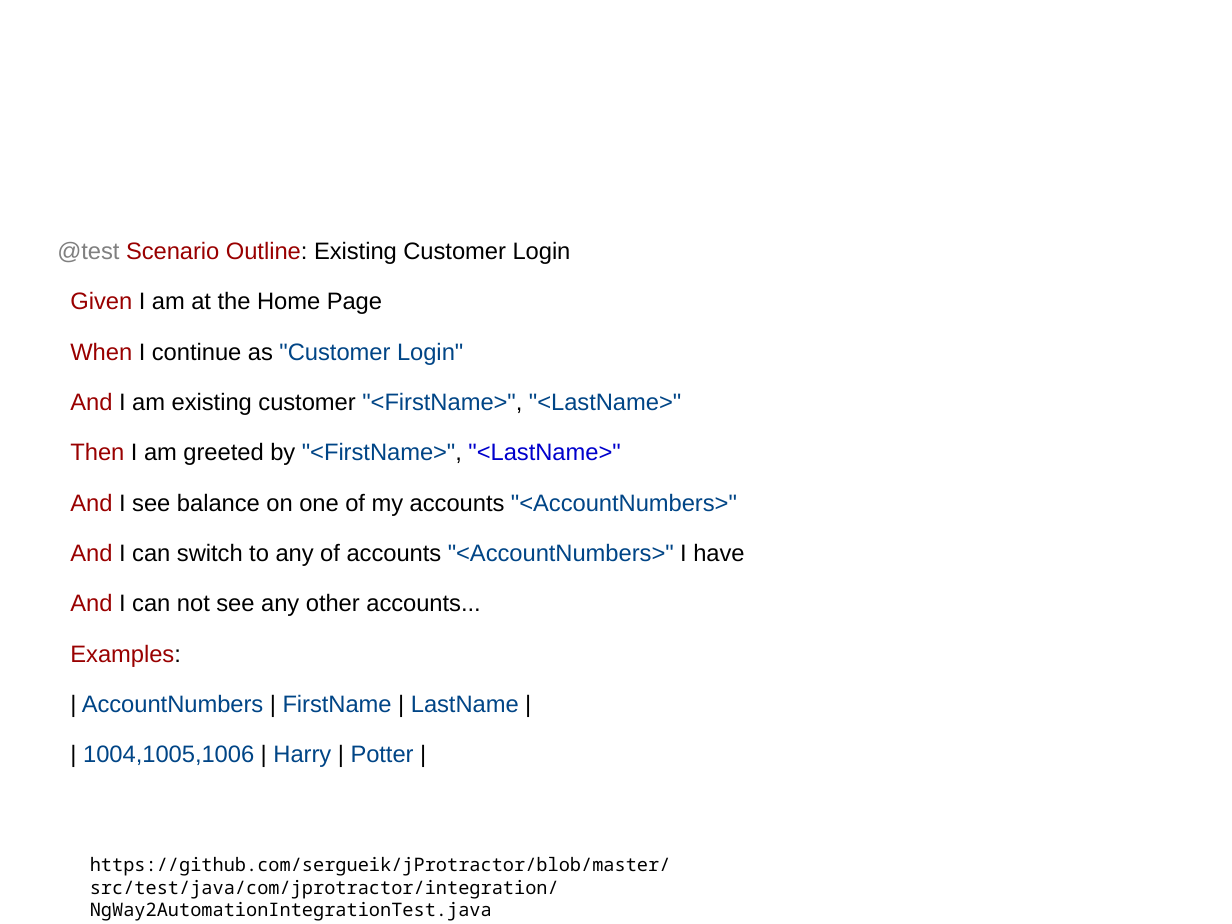
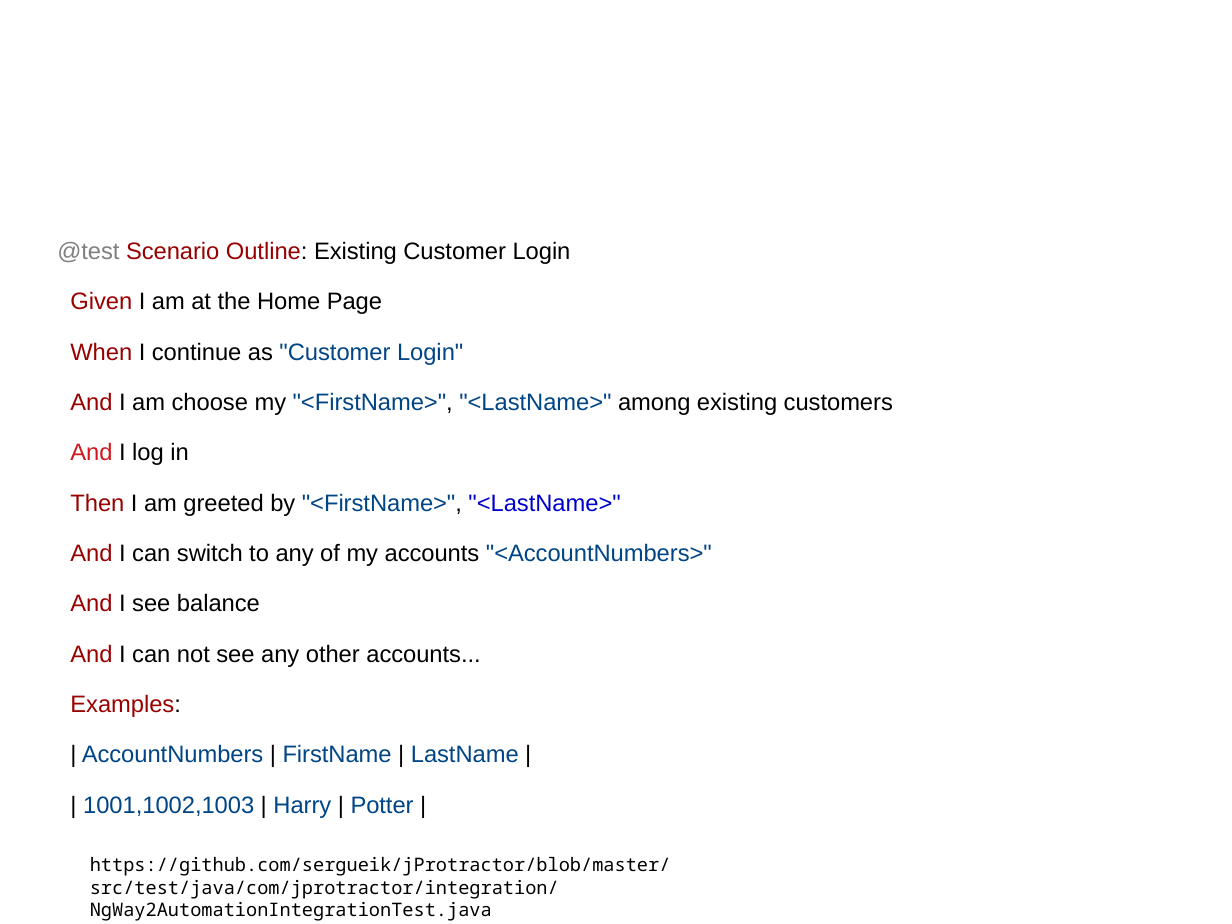
Before and after one commit to sergueik/selenium_java, a slide deck: slide 20 of protractor/jProtractor.odp (slide 18 before the commit). Drawn at 1232x924 pixels with LibreOffice and Linux fonts; fonts in the diff are those of the drawing; background and template pictures are left out. Boxes give left, top, right and bottom in pixels: in the first picture for what was removed or moved away, otherwise in the second. Text is boxed around its words. In the diff, an @@ line names an element or a change of style, - is before the commit and + after.

Commit message:
updated presentation

```diff
--- a/protractor/jProtractor.odp
+++ b/protractor/jProtractor.odp
@@ text at bbox=[70, 392, 893, 465]: text changed; text colour #004586 to #000000 @@
-And I am existing customer "<FirstName>", "<LastName>"
+And I am choose my "<FirstName>", "<LastName>" among existing customers
+And I log in
@@ text at bbox=[70, 543, 712, 612]: text changed @@
-And I see balance on one of my accounts "<AccountNumbers>"
-And I can switch to any of accounts "<AccountNumbers>" I have
+And I can switch to any of my accounts "<AccountNumbers>"
+And I see balance
@@ text at bbox=[83, 745, 414, 767]: text changed @@
-| 1004,1005,1006 | Harry | Potter |
+| 1001,1002,1003 | Harry | Potter |
```
Also in this commit, not shown: 3 other slides changed, 3 slides added, 2 other files.
